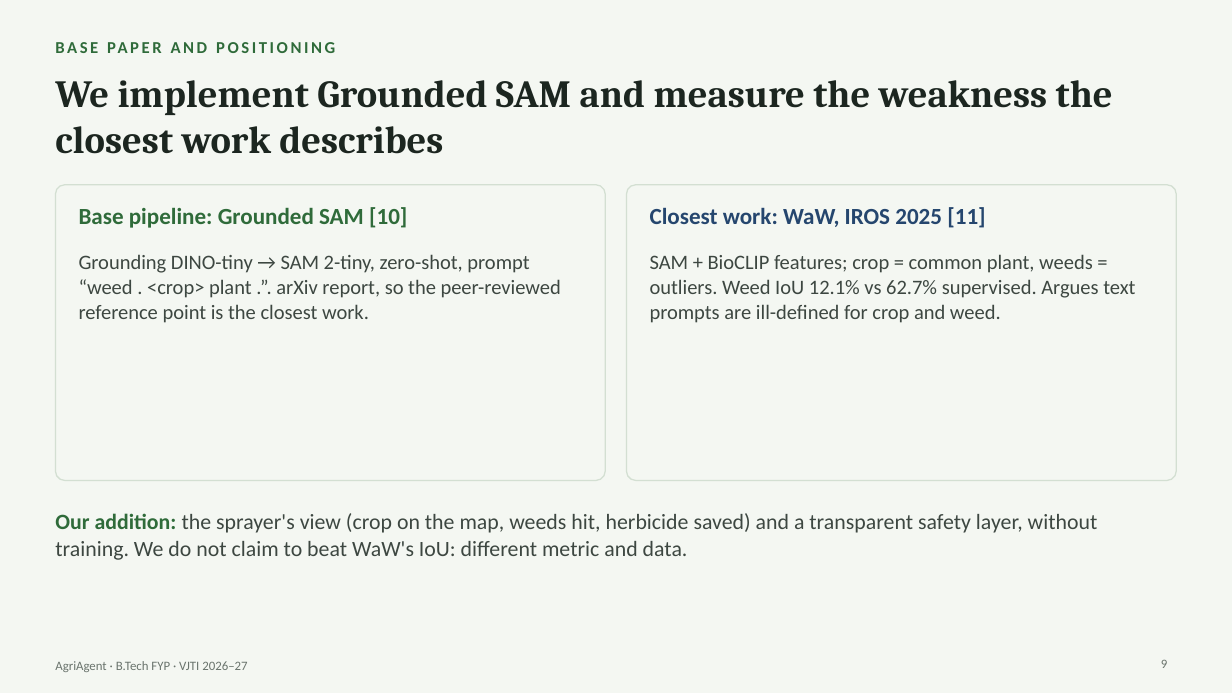
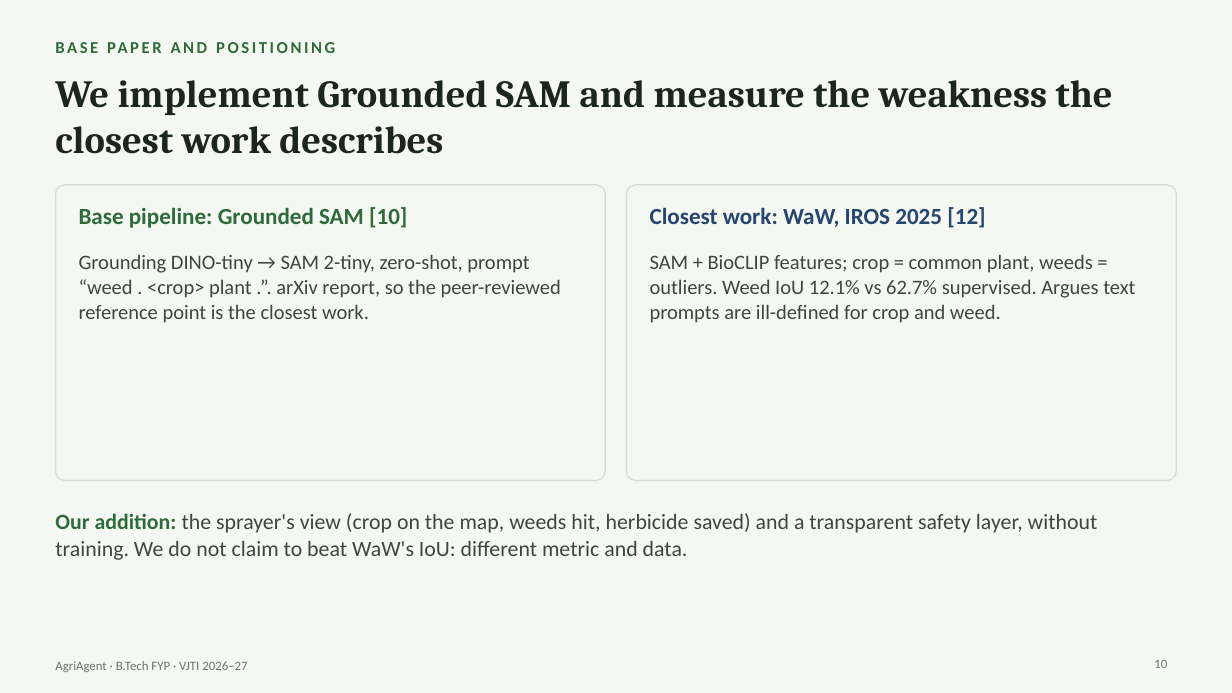
Before and after one commit to Chaitanya-666/agriAgent, a slide deck: slide 10 of docs/slides/AgriAgent_FYP_Presentation.pptx (slide 9 before the commit). Drawn at 1232x693 pixels with LibreOffice and Linux fonts; fonts in the diff are those of the drawing. Boxes give left, top, right and bottom in pixels: in the first picture for what was removed or moved away, otherwise in the second. Text is boxed around its words. In the diff, an @@ line names an element or a change of style, - is before the commit and + after.

```diff
--- a/docs/slides/AgriAgent_FYP_Presentation.pptx
+++ b/docs/slides/AgriAgent_FYP_Presentation.pptx
@@ text at (x1=650, y1=207, x2=985, y2=228): text changed @@
-Closest work: WaW, IROS 2025 [11]
+Closest work: WaW, IROS 2025 [12]
@@ page number at (x1=1154, y1=660, x2=1167, y2=668): text changed @@
-9
+10
```
Also in this commit, not shown: 19 other slides changed, 29 other files.
